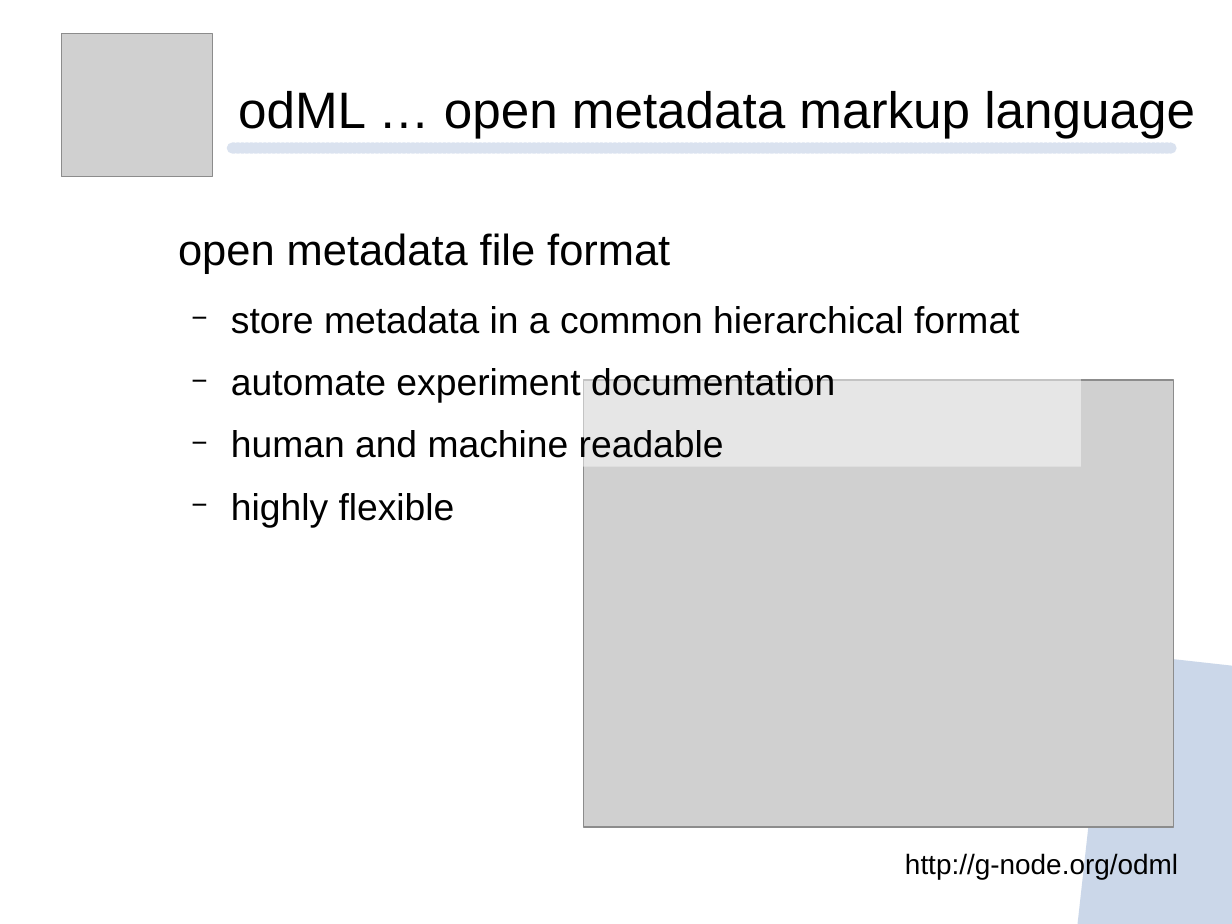
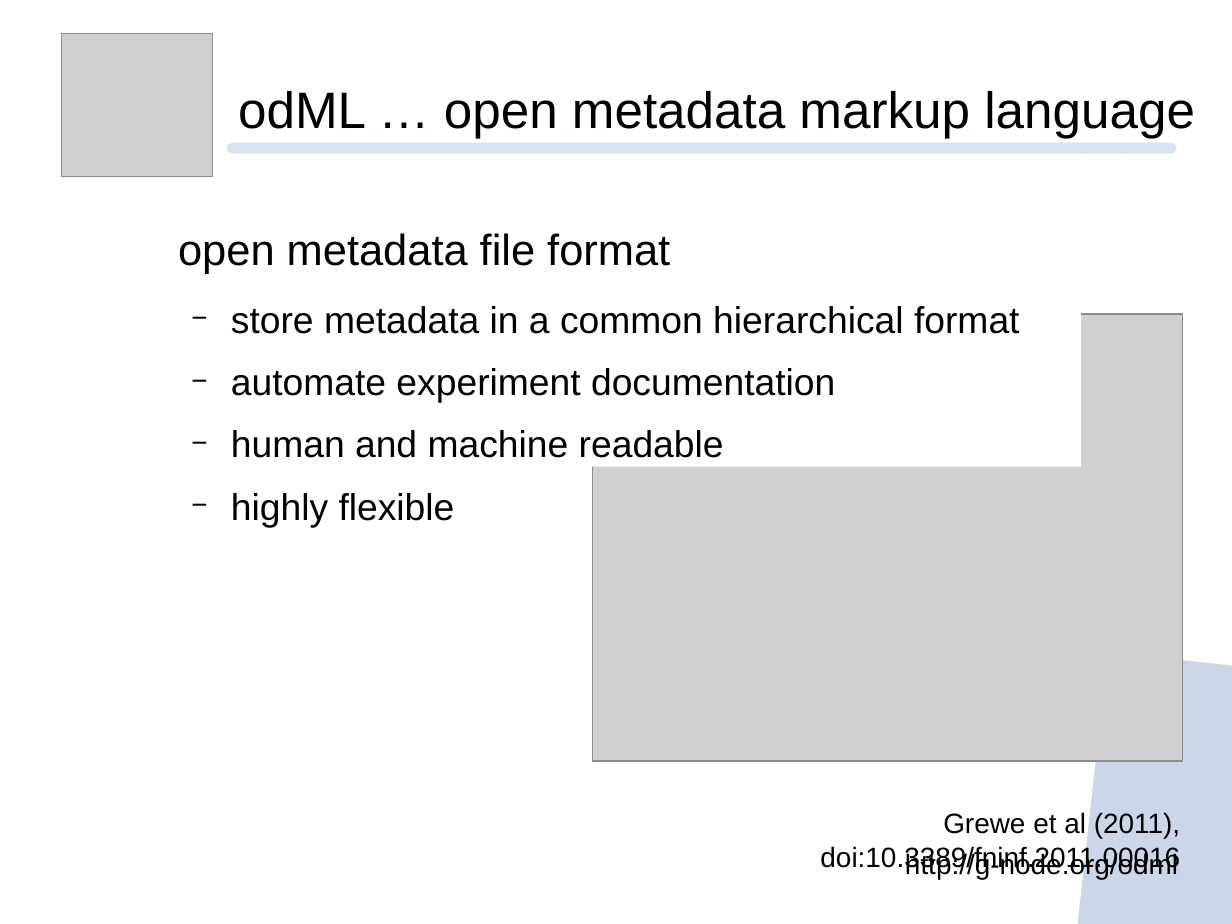
Before and after one commit to mpsonntag/prespost, a slide deck: slide 11 of 202009_BCCN_online/202009_BCCN_Online_conference.odp. Drawn at 1232x924 pixels with LibreOffice and Linux fonts; fonts in the diff are those of the drawing; grey boxes stand for pictures; background and template pictures are left out. Boxes give left, top, right and bottom in pixels: in the first picture for what was removed or moved away, otherwise in the second. Text is boxed around its words. In the diff, an @@ line names an element or a change of style, - is before the commit and + after.

```diff
--- a/202009_BCCN_online/202009_BCCN_Online_conference.odp
+++ b/202009_BCCN_online/202009_BCCN_Online_conference.odp
@@ picture: place and size @@
-picture at <box>584,380,1174,827</box>
+picture at <box>593,314,1183,761</box>
@@ text added at <box>820,812,1180,872</box>, 18 pt, text #000000 @@
+Grewe et al (2011), doi:10.3389/fninf.2011.00016
```
Also in this commit, not shown: 1 other slide changed, 1 other file.
